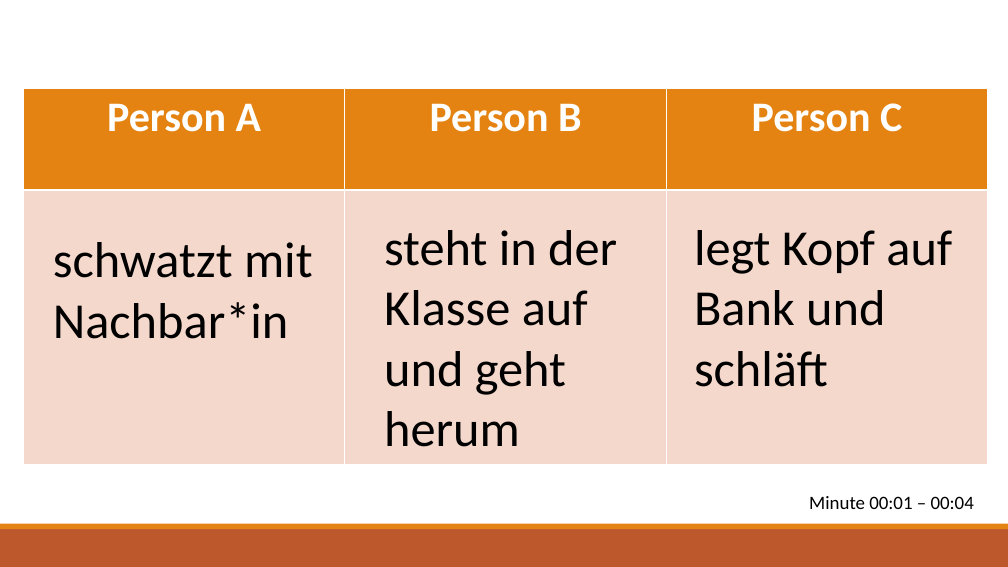
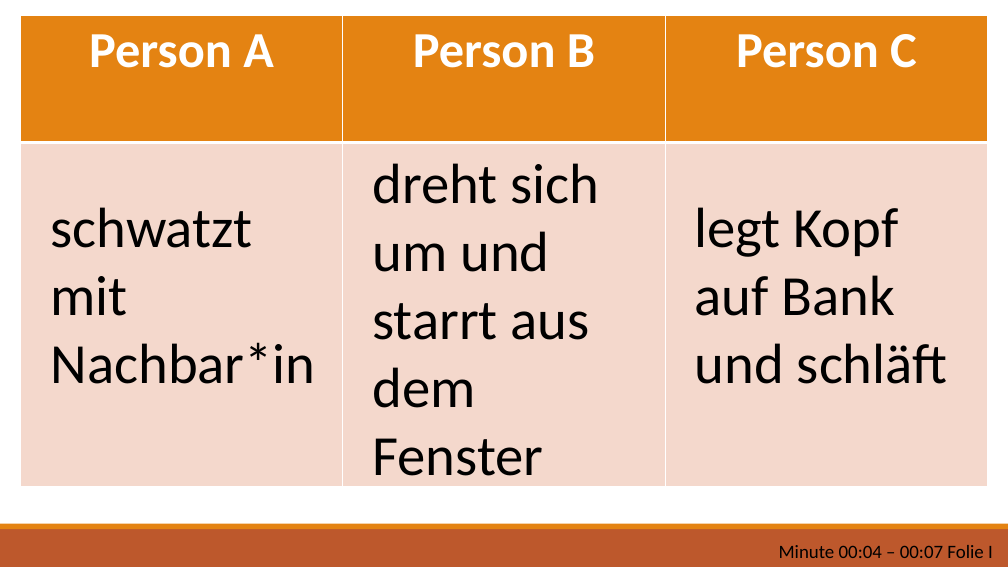
Before and after one commit to ginaamri/Mandy-PhD, a slide deck: slide 5 of studies/labor study_A/script_labpilotpersonD.pptx. Drawn at 1008x567 pixels with LibreOffice and Linux fonts; fonts in the diff are those of the drawing. Boxes give left, top, right and bottom in pixels: in the first picture for what was removed or moved away, otherwise in the second. Text is boxed around its words. In the diff, an @@ line names an element or a change of style, - is before the commit and + after.

```diff
--- a/studies/labor study_A/script_labpilotpersonD.pptx
+++ b/studies/labor study_A/script_labpilotpersonD.pptx
@@ table at [20, 16, 989, 487] @@
@@ size 40 to 48 pt @@
@@ table: place and size @@
-table at [23, 88, 988, 465]
+table at [20, 16, 989, 487]
@@ text added at [372, 163, 599, 488], 54 pt, text #000000 @@
+dreht sich um und starrt aus dem Fenster
@@ text "schwatzt mit Nachbar*in" at [51, 207, 316, 384]: size 48 to 54 pt @@
@@ text "schwatzt mit Nachbar*in": place and size @@
-text "schwatzt mit Nachbar*in" at [53, 242, 313, 339]
+text "schwatzt mit Nachbar*in" at [51, 207, 316, 384]
@@ text "legt Kopf auf Bank und ...": place and size @@
-text "legt Kopf auf Bank und ..." at [694, 230, 952, 387]
+text "legt Kopf auf Bank und ..." at [695, 207, 948, 384]
@@ text "legt Kopf auf Bank und ..." at [695, 207, 948, 384]: size 48 to 54 pt @@
@@ text removed at [384, 230, 617, 447] @@
-steht in der Klasse auf und geht herum
@@ text at [779, 545, 993, 558]: text changed @@
-Minute 00:01 – 00:04
+Minute 00:04 – 00:07 Folie I
```
Also in this commit, not shown: 3 other slides changed, 1 slide added, 1 slide removed, 5 other files.
